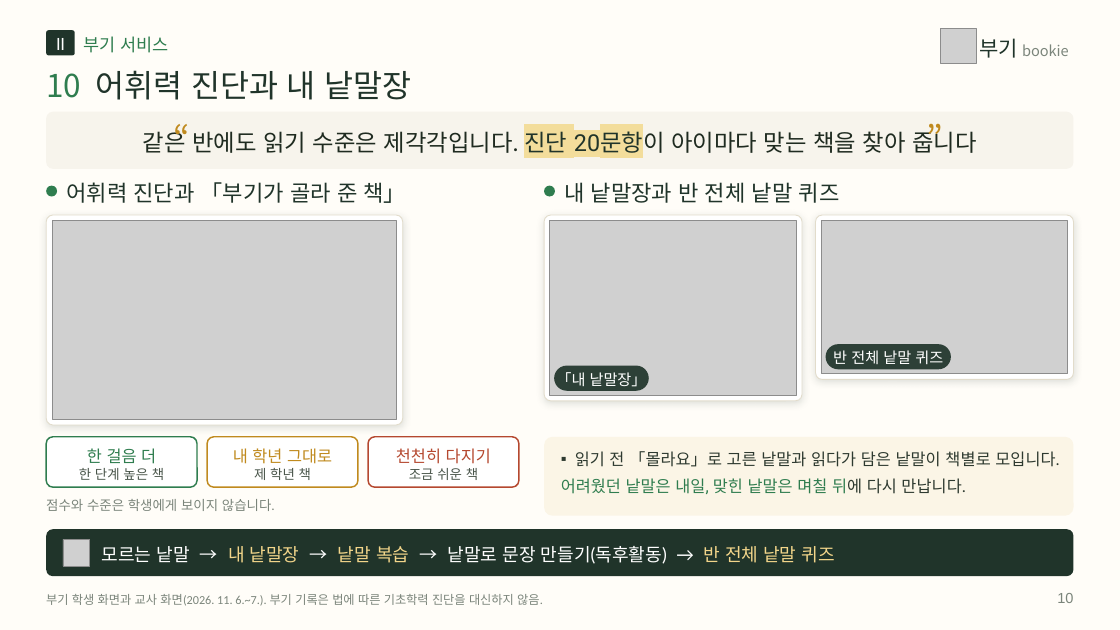
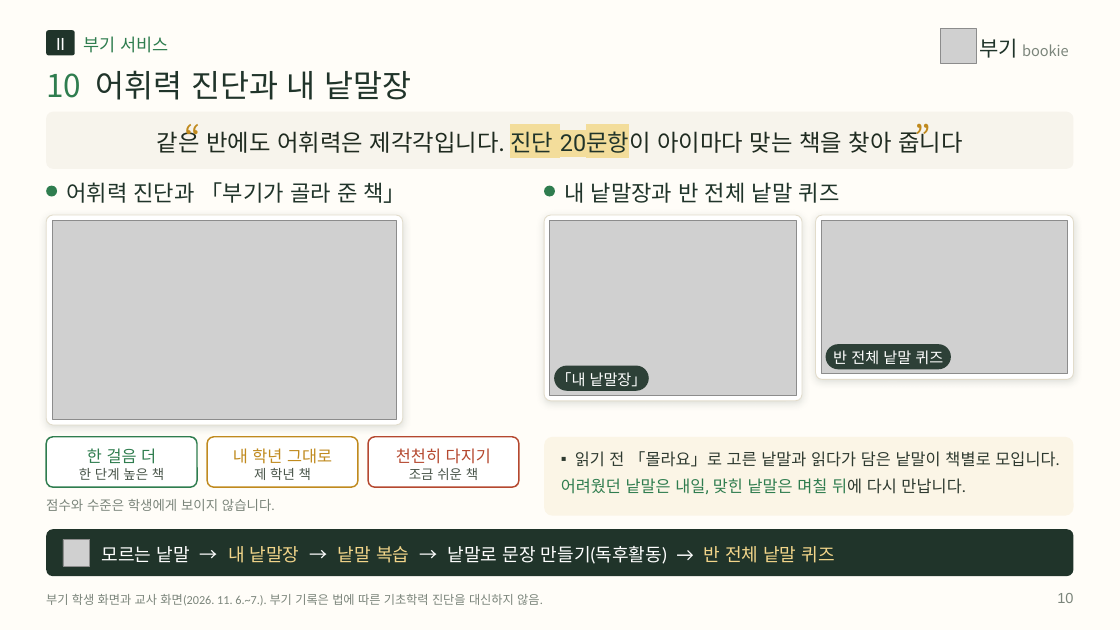
Before and after one commit to legoschool/bookie-test, a slide deck: slide 10 of promo/dl/proposal/bookie-proposal-short-20p.pptx. Drawn at 1120x630 pixels with LibreOffice and Linux fonts; fonts in the diff are those of the drawing; grey boxes stand for pictures. Boxes give left, top, right and bottom in pixels: in the first picture for what was removed or moved away, otherwise in the second. Text is boxed around its words. In the diff, an @@ line names an element or a change of style, - is before the commit and + after.

```diff
--- a/promo/dl/proposal/bookie-proposal-short-20p.pptx
+++ b/promo/dl/proposal/bookie-proposal-short-20p.pptx
@@ text "“": place and size @@
-text "“" at [148, 110, 190, 160]
+text "“" at [160, 110, 202, 160]
@@ text "”": place and size @@
-text "”" at [927, 110, 969, 160]
+text "”" at [915, 110, 957, 160]
@@ text at [157, 127, 962, 157]: text changed @@
-같은 반에도 읽기 수준은 제각각입니다. 진단 20문항이 아이마다 맞는 책을 찾아 줍니다
+같은 반에도 어휘력은 제각각입니다. 진단 20문항이 아이마다 맞는 책을 찾아 줍니다
```
Also in this commit, not shown: 7 other slides changed, 18 other files.
